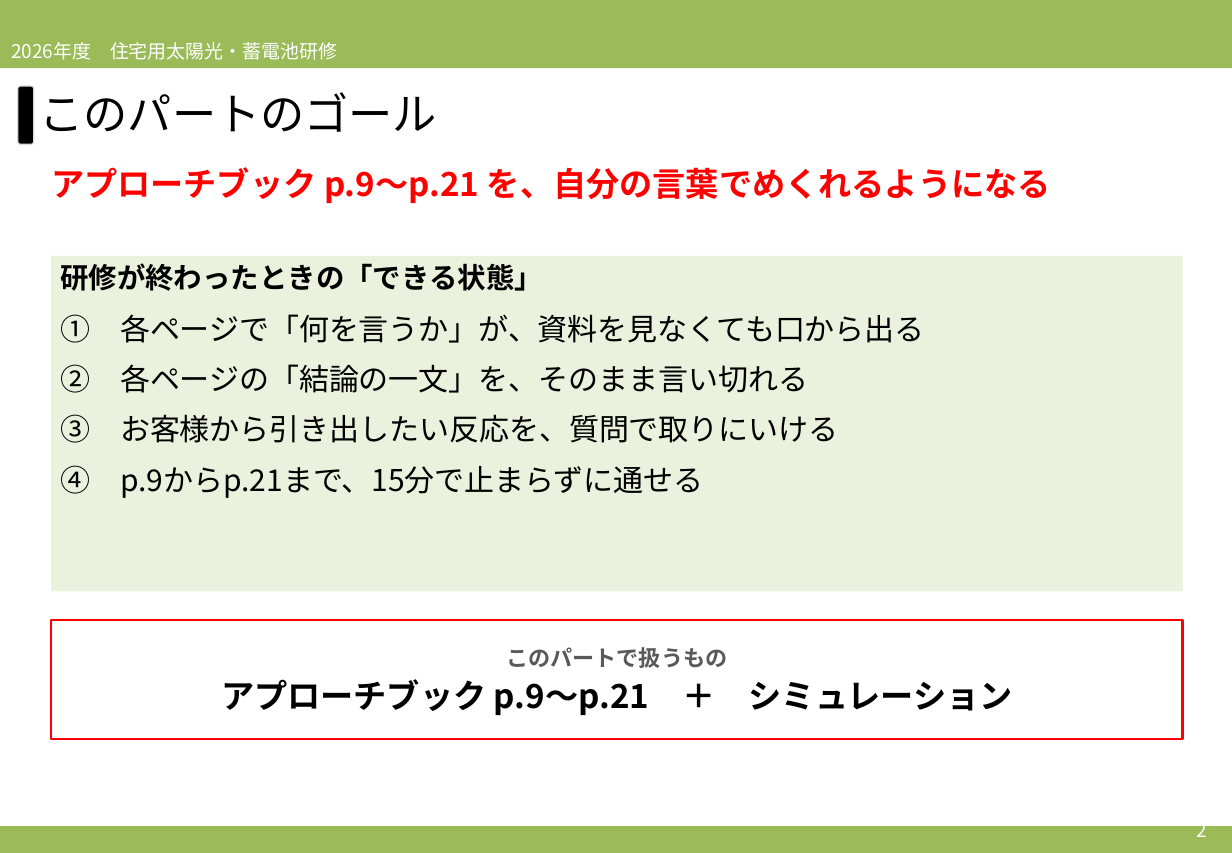
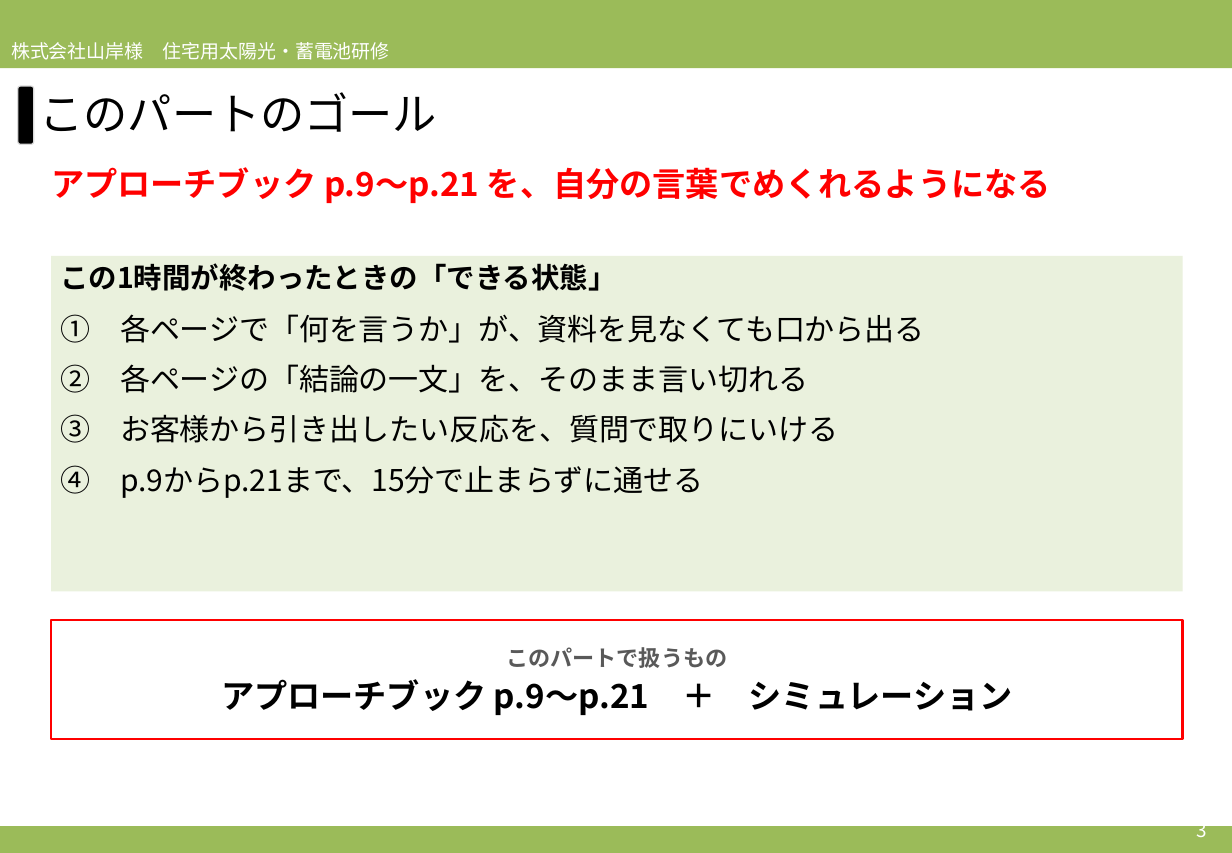
Before and after one commit to soshiro-iki-sys/-, a slide deck: slide 3 of slides/2026営業研修_必要性訴求パート_アプローチブックの伝え方.pptx (slide 2 before the commit). Drawn at 1232x853 pixels with LibreOffice and Linux fonts; fonts in the diff are those of the drawing. Boxes give left, top, right and bottom in pixels: in the first picture for what was removed or moved away, otherwise in the second. Text is boxed around its words. In the diff, an @@ line names an element or a change of style, - is before the commit and + after.

```diff
--- a/slides/2026営業研修_必要性訴求パート_アプローチブックの伝え方.pptx
+++ b/slides/2026営業研修_必要性訴求パート_アプローチブックの伝え方.pptx
@@ text at box(11, 42, 390, 60): text changed @@
-2026年度 住宅用太陽光・蓄電池研修
+株式会社山岸様 住宅用太陽光・蓄電池研修
@@ text in rectangle at box(60, 263, 616, 291): text changed @@
-研修が終わったときの「できる状態」
+この1時間が終わったときの「できる状態」
@@ text at box(1196, 818, 1207, 837): text changed @@
-2
+3
```
Also in this commit, not shown: 27 other slides changed, 1 slide added, 2 other files.
